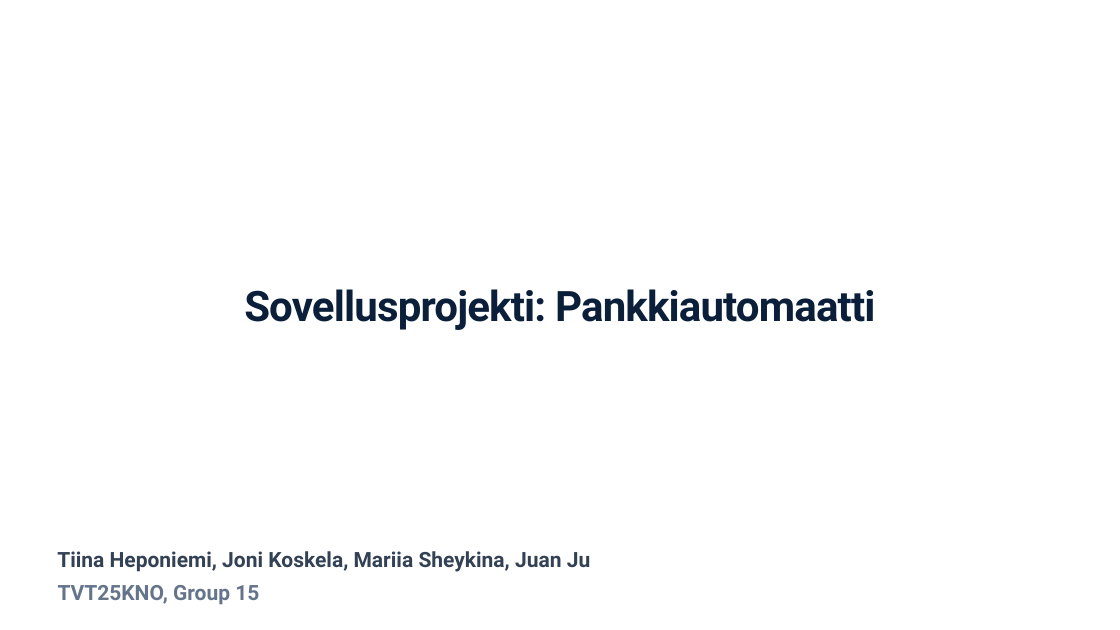
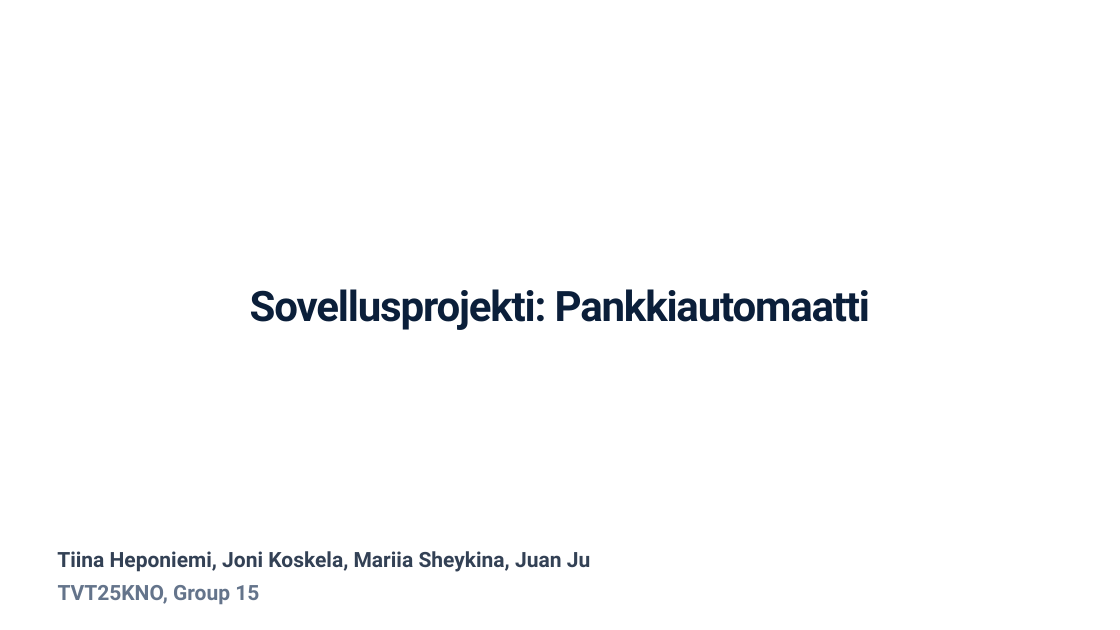
Before and after one commit to 25kmo-project/group_15, a slide deck: slide 1 of Bank_App_Presentation_Group_15.pptx. Drawn at 1120x630 pixels with LibreOffice and Linux fonts; fonts in the diff are those of the drawing; background and template pictures are left out. Boxes give left, top, right and bottom in pixels: in the first picture for what was removed or moved away, otherwise in the second. Text is boxed around its words. In the diff, an @@ line names an element or a change of style, - is before the commit and + after.

```diff
--- a/Bank_App_Presentation_Group_15.pptx
+++ b/Bank_App_Presentation_Group_15.pptx
@@ title "Sovellusprojekti: Pankkiautomaatti" at (250,289,871,330): letter spacing -1.4 to -2 pt @@
```
Also in this commit, not shown: 1 other slide changed, 1 other file.
